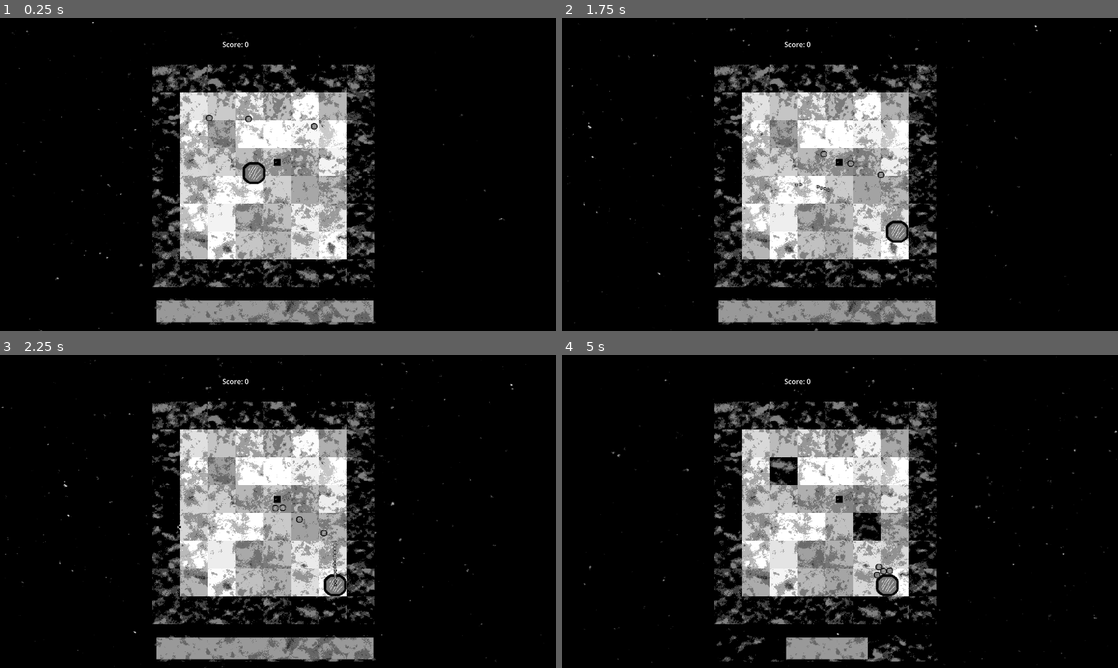
Above: before the commit, frames 1-4 (two rows, left to right).
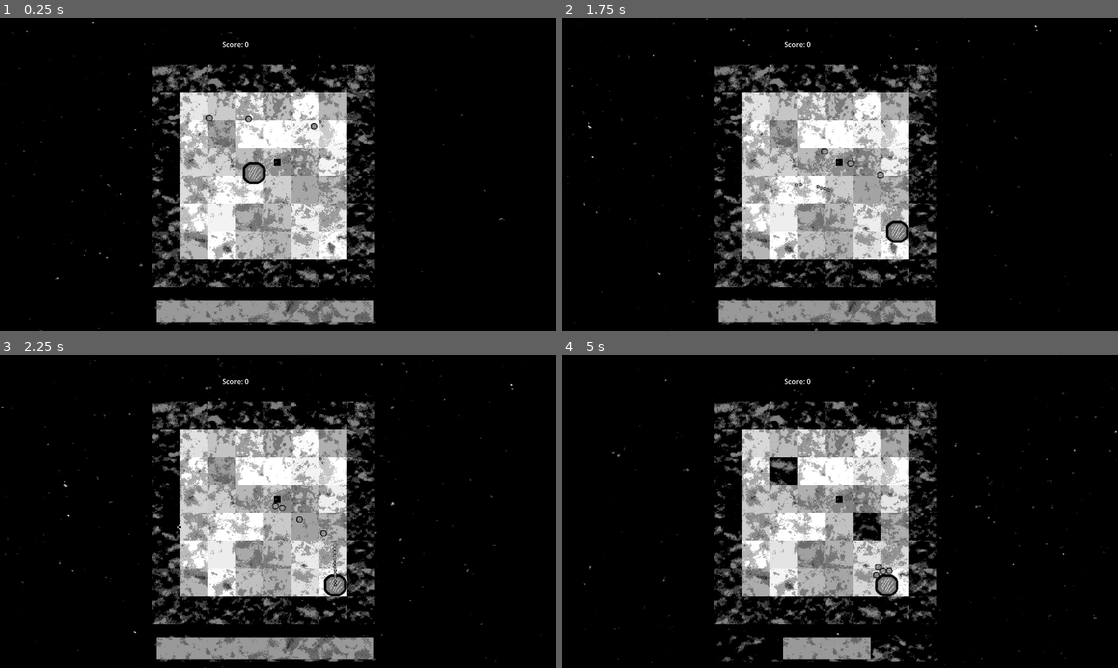
Above: after the commit, the same moments.

Repository: Indivicivet/ludumdare54
Game: Godot game, scene res://ludumdare54.tscn
Same seed, same stepped clock (60 frames per second), same inputs: the game is played once before the commit and once after it.
Inputs (mouse positions are in pixels of both pictures, inside the frame that each line leads up to):
- Up to frame 1 (0.25 s): no input
- Up to frame 2 (1.75 s): move the mouse to (962, 158) at 0.52 s; press the mouse at (962, 158) at 0.53 s; hold Right (right) 0.53-1.28 s; move the mouse to (728, 190) at 1.27 s; release the mouse at (728, 190) at 1.28 s; hold Down (down) from 1.28 s (still down); click (728, 190) at 1.35 s
- Up to frame 3 (2.25 s): move the mouse to (333, 442) at 2.02 s; release Down (down) at 2.03 s; press the mouse at (333, 442) at 2.03 s; hold Right (right) from 2.03 s (still down)
- Up to frame 4 (5 s): move the mouse to (812, 574) at 2.77 s; release Right (right) at 2.78 s; release the mouse at (812, 574) at 2.78 s; hold Up (up) 2.78-3.53 s; click (812, 574) at 2.85 s; move the mouse to (1006, 558) at 3.52 s; press the mouse at (1006, 558) at 3.53 s; hold Left (left) from 3.53 s (still down); move the mouse to (673, 464) at 4.27 s; release the mouse at (673, 464) at 4.28 s; click (673, 464) at 4.35 s

Frame 1 is identical in both runs. In frame 2, less than 0.1% of the frame differs, in the area x 46-58%, y 41-52%; in frame 3, less than 0.1%; in frame 4, 0.5%, in the area x 39-61%, y 66-98%.

Commit message:
convert navigation to use an array of tiles; should allow disabling...

Diff:
--- /dev/null
+++ b/navigation_active_tiles.gd
@@ -0,0 +1,32 @@
+extends NavigationRegion2D
+
+
+const TILE_SIZE = 64
+const TILES_N = 6
+const TILES_M = 6
+
+
+func _ready():
+	var polygon = NavigationPolygon.new()
+	var vertices = PackedVector2Array([])
+	for j in range(TILES_M + 1):
+		for i in range(TILES_N + 1):
+			vertices.append(Vector2(i * TILE_SIZE, j * TILE_SIZE))
+	polygon.vertices = vertices
+	for j in range(TILES_M):
+		for i in range(TILES_N):
+			# sanity check: consider the case TILES_N = 1
+			var first_idx = j * (TILES_N + 1) + i
+			polygon.add_polygon(
+				PackedInt32Array([
+					first_idx,
+					first_idx + 1,
+					first_idx + TILES_N + 2,
+					first_idx + TILES_N + 1,
+				])
+			)
+	navigation_polygon = polygon
+
+
+func _process(delta):
+	pass
--- a/play_region.tscn
+++ b/play_region.tscn
@@ -7,6 +7,7 @@
 [ext_resource type="Script" path="res://scripts/gun1.gd" id="5_stter"]
 [ext_resource type="PackedScene" uid="uid://c4i8t3vyd1rqu" path="res://enemy_type_1.tscn" id="6_l52lc"]
 [ext_resource type="Script" path="res://scripts/enemy_spawner.gd" id="7_775sp"]
+[ext_resource type="Script" path="res://navigation_active_tiles.gd" id="7_kktaf"]
 [ext_resource type="Script" path="res://scripts/score_dependent_timer.gd" id="8_adhp6"]
 [ext_resource type="Texture2D" uid="uid://cyx66v7t784tj" path="res://graphics/tex2_0001__P2000288.png" id="9_xhior"]
 [ext_resource type="AudioStream" uid="uid://dmnxvh5oj8nrq" path="res://sfx/enemyspawn0001.wav" id="10_yhfqt"]
@@ -14,10 +15,7 @@
 [sub_resource type="CircleShape2D" id="CircleShape2D_gwbx5"]
 radius = 26.0192
 
-[sub_resource type="NavigationPolygon" id="NavigationPolygon_0n3p2"]
-vertices = PackedVector2Array(-204, -204, 200, -203, 201, 201, -202, 203)
-polygons = Array[PackedInt32Array]([PackedInt32Array(0, 1, 2, 3)])
-outlines = Array[PackedVector2Array]([PackedVector2Array(-204, -204, 200, -203, 201, 201, -202, 203)])
+[sub_resource type="NavigationPolygon" id="NavigationPolygon_t6llx"]
 
 [node name="play_region" type="Node2D"]
 position = Vector2(607, 363)
@@ -244,7 +242,9 @@
 position = Vector2(-37, -154)
 
 [node name="NavigationRegion2D" type="NavigationRegion2D" parent="."]
-navigation_polygon = SubResource("NavigationPolygon_0n3p2")
+position = Vector2(-193, -192)
+navigation_polygon = SubResource("NavigationPolygon_t6llx")
+script = ExtResource("7_kktaf")
 
 [node name="enemy_spawner" type="Node2D" parent="."]
 position = Vector2(31, -31)
Not shown: 1 places in play_region.tscn that only renumber resources
